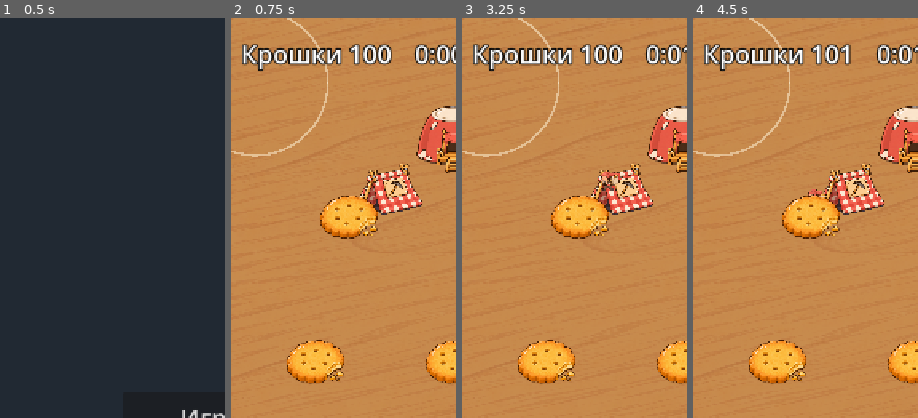
Above: before the commit, frames 1-4 (left to right).
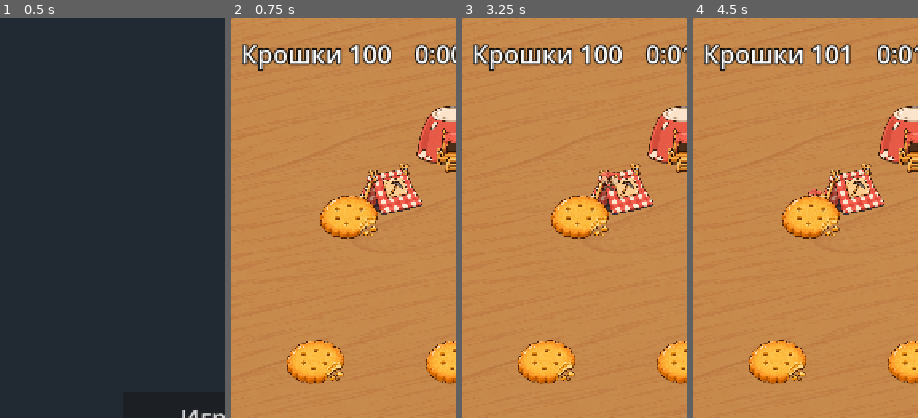
Above: after the commit, the same moments.

Repository: fishert2812/strategy-2d
Game: Godot game, scene res://scenes/main.tscn
The game is run twice, just before and just after one commit, with the same random seed, the same clock (stepped at 60 frames per second) and the same inputs.
Inputs (mouse positions are % of the whole screen's width and height, from its top left):
- Up to frame 1 (0.5 s): no input
- Up to frame 2 (0.75 s): click "Играть" at 0.5 s
- Up to frame 3 (3.25 s): click "Репорт" at 1.25 s; click (50, 40) at 2.02 s; type "Alex" at 2.1 s; click "Отправить" at 2.75 s
- Up to frame 4 (4.5 s): click "Репорт" at 3.5 s; click "Закрыть" at 4.25 s
The pictures show only the part of the screen within x 0-50%, y 0-50%; the shares and areas given below are measured in that part.

Frame 1 is identical in both runs. In frame 2, 0.5% of the frame differs, in the area x 0-44%, y 0-35%; in frame 3, 0.5%; in frame 4, 0.5%.

Commit message:
Башня: без лишнего круга в углу, заметный рывок при выстреле, «сбил N»
Co-Authored-By: Claude Opus 5.5 <noreply@anthropic.com>
Claude-Session: https://claude.ai/code/session_019VbyzFae5xLzL824rEKy7F

Diff:
--- a/data/look.json
+++ b/data/look.json
@@ -30,7 +30,7 @@
     "width": 120
   },
   "_tower_look": "Башня: ring — круг обстрела (цвет, толщина), glow — куски чужих ниток в круге призрака, pale — прозрачность до свистка, recoil — рывок назад при выстреле в точках поля.",
-  "tower_look": {"ring": ["#FFF3D688", 4], "glow": ["#FFE066", 18], "pale": 0.45, "recoil": 6},
+  "tower_look": {"ring": ["#FFF3D688", 4], "glow": ["#FFE066", 18], "pale": 0.45, "recoil": 14},
   "deposit": {
     "width": 133,
     "states": [
--- a/scripts/battle.gd
+++ b/scripts/battle.gd
@@ -46,6 +46,7 @@
 		JavaScriptBridge.eval("window._t=0;addEventListener('touchstart',function(){window._t++},{capture:true,passive:true})")
 	restart()
 	_ghost_ring = _ring()
+	_ghost_ring.hide()
 	world.add_child(_ghost_ring)
 	world.add_child(_glow)
 	world.move_child(_glow, $World/Paths.get_index() + 1)
@@ -108,7 +109,7 @@
 			# До свистка бледная, без крошек спит: круг гаснет, над ней Zzz; иначе счёт сбитых.
 			_sprites[b.id].self_modulate.a = 1.0 if b.awake else look.tower_look.pale
 			_sprites[b.id].get_node("Ring").visible = b.awake
-			_sprites[b.id].get_node("Note").text = "Zzz" if b.slept else ("×%d" % b.get("kills", 0) if b.get("kills", 0) > 0 else "")
+			_sprites[b.id].get_node("Note").text = "Zzz" if b.slept else ("сбил %d" % b.get("kills", 0) if b.get("kills", 0) > 0 else "")
 	if $Hud/Box/Debug.visible:
 		$Hud/Box/Debug.text = debug_text()
 	_sync_paths()
Not shown, changed: CHANGELOG.md
